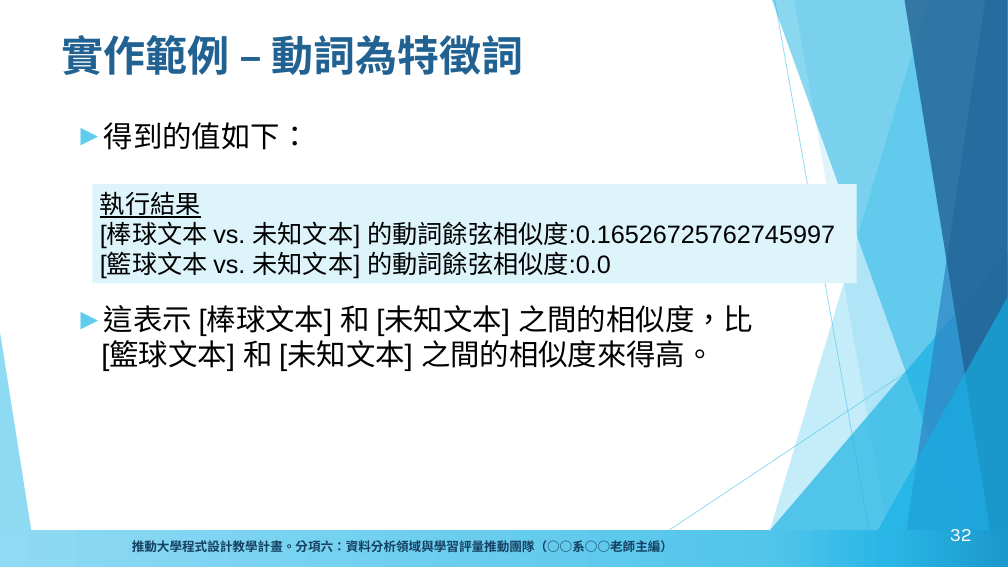
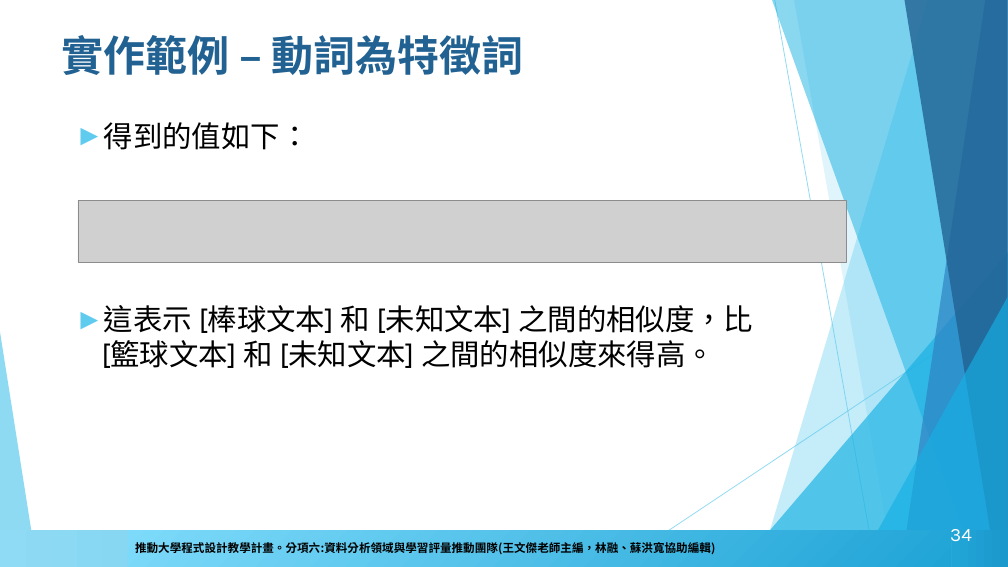
Before and after one commit to howardsukuan/textual-data-analysis-python, a slide deck: slide 34 of week04/文本分析與程式設計week4.pptx (slide 32 before the commit). Drawn at 1008x567 pixels with LibreOffice and Linux fonts; fonts in the diff are those of the drawing; grey boxes stand for pictures; background and template pictures are left out. Boxes give left, top, right and bottom in pixels: in the first picture for what was removed or moved away, otherwise in the second. Text is boxed around its words. In the diff, an @@ line names an element or a change of style, - is before the commit and + after.

```diff
--- a/week04/文本分析與程式設計week4.pptx
+++ b/week04/文本分析與程式設計week4.pptx
@@ text "得到的值如下：" at (x1=101, y1=122, x2=753, y2=368): font Arial to Karla @@
@@ picture added at (x1=78, y1=200, x2=847, y2=262) @@
@@ rectangle removed at (x1=92, y1=185, x2=857, y2=284) @@
-執行結果
-[棒球文本 vs. 未知文本] 的動詞餘弦相似度:0.16526725762745997
-[籃球文本 vs. 未知文本] 的動詞餘弦相似度:0.0
@@ rectangle added at (x1=128, y1=531, x2=951, y2=566), fill gradient #20A4D6 to #7EDBFB, 11 pt, text #000000, bold @@
+推動大學程式設計教學計畫。分項六:資料分析領域與學習評量推動團隊(王文傑老師主編，林融、蘇洪寬協助編輯)
@@ page number at (x1=950, y1=529, x2=972, y2=542): text changed @@
-32
+34
```
Also in this commit, not shown: 51 other slides changed, 8 slides added, 7 other files.
